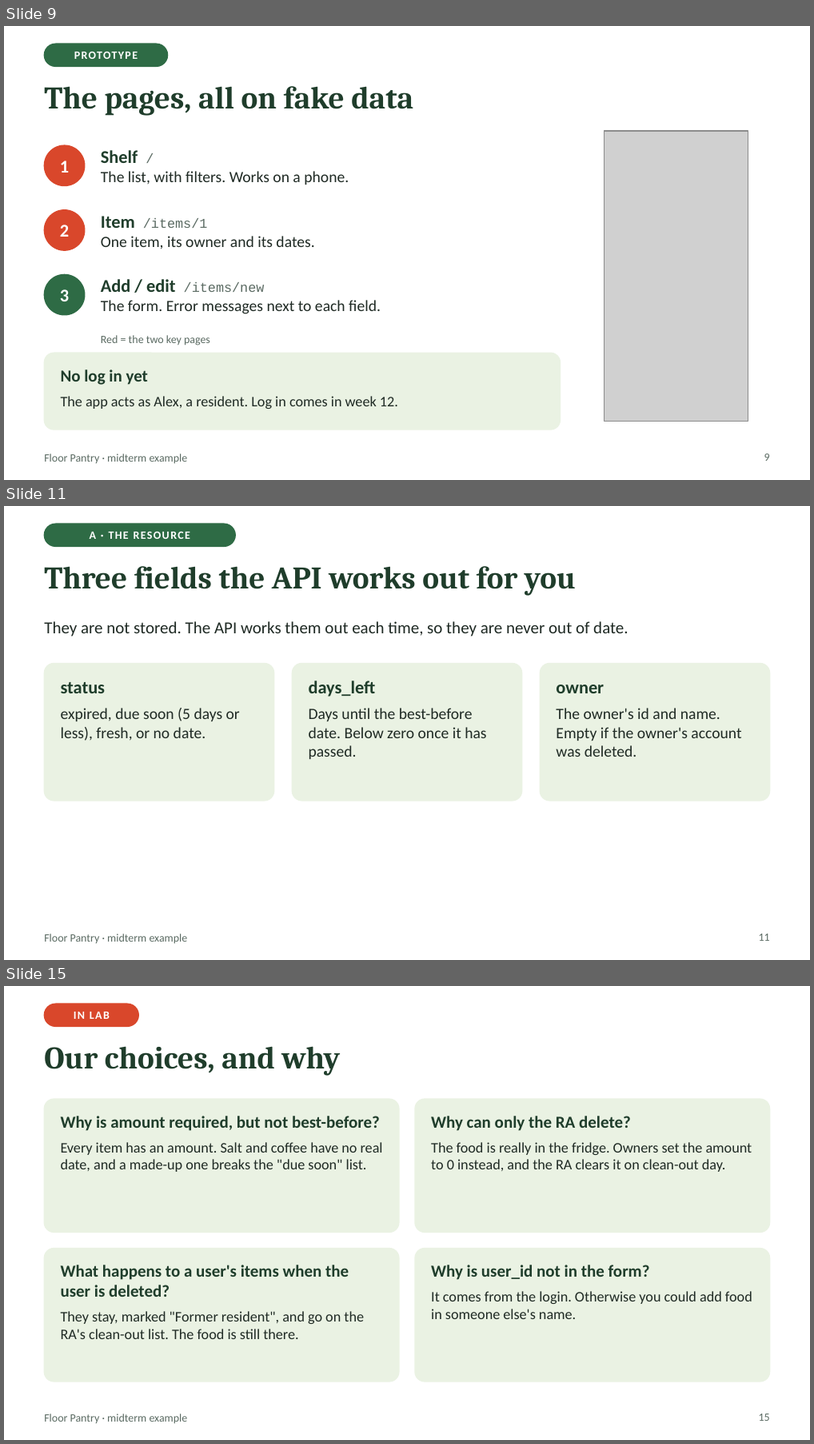
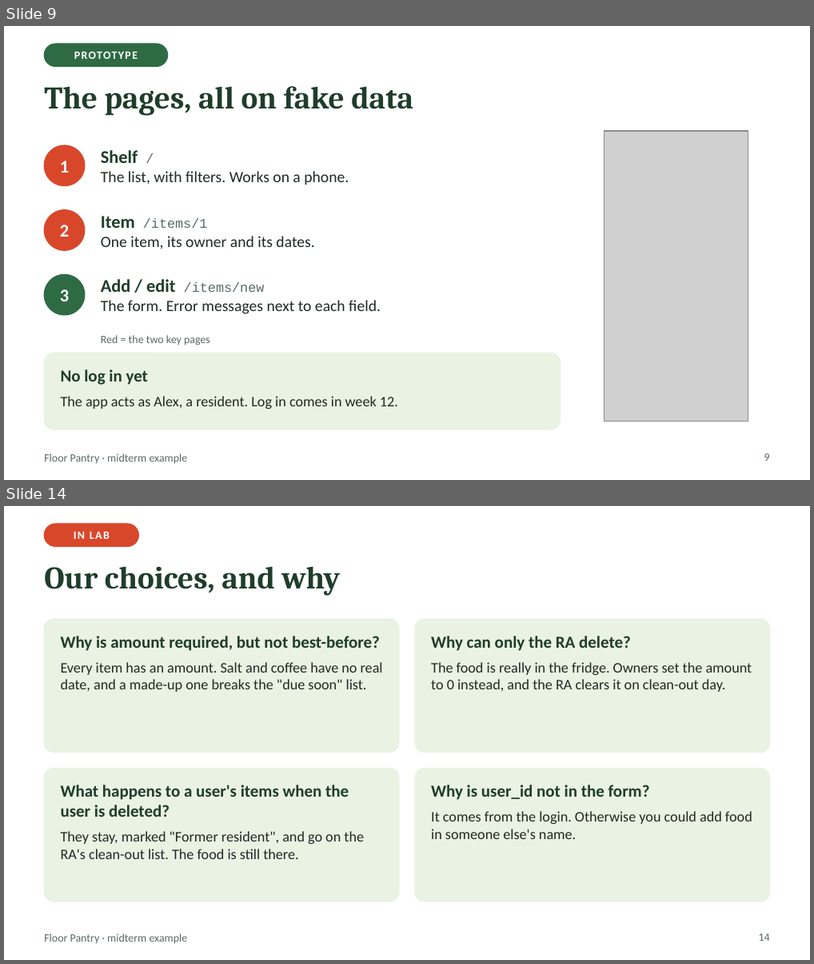
Before and after one commit to RPI-WS-fall-2026/itws2110-course, a slide deck: project/pantry-example-midterm/PROJECT.pptx. Shown one above the other, each under a label of ours: slides 9, 11 and 15 before the commit, slides 9 and 14 after it; the slides between them are not shown. The pictures are 814x1444 and 814x964 pixels, drawn with LibreOffice and Linux fonts; fonts in the diff are those of the drawing; grey boxes stand for pictures. Boxes give left, top, right and bottom in pixels: in the first picture for what was removed or moved away, otherwise in the second. Text is boxed around its words. In the diff, an @@ line names an element or a change of style, - is before the commit and + after.

```diff
--- a/project/pantry-example-midterm/PROJECT.pptx
+++ b/project/pantry-example-midterm/PROJECT.pptx
@@ slide 11 removed at [4, 506, 810, 960], background #FFFFFF; not listed: 1 template element that a slide beside it also shows @@
@@ rounded rectangle removed at [44, 524, 235, 546] @@
@@ text removed at [90, 532, 190, 539] @@
-A · THE RESOURCE
@@ title removed at [44, 566, 576, 596] @@
-Three fields the API works out for you
@@ text removed at [44, 621, 628, 636] @@
-They are not stored. The API works them out each time, so they are never out of date.
@@ rounded rectangle removed at [44, 664, 274, 800] @@
@@ rounded rectangle removed at [293, 664, 522, 800] @@
@@ rounded rectangle removed at [540, 664, 770, 800] @@
@@ text removed at [61, 682, 240, 740] @@
-status
-expired, due soon (5 days or less), fresh, or no date.
@@ text removed at [309, 680, 486, 759] @@
-days_left
-Days until the best-before date. Below zero once it has passed.
@@ text removed at [556, 684, 742, 756] @@
-owner
-The owner's id and name. Empty if the owner's account was deleted.
@@ page number removed at [759, 933, 770, 940] @@
-11
@@ what was slide 15 is now slide 14 @@
@@ page number at [759, 933, 770, 940]: text changed @@
-15
+14
```
Also in this commit, not shown: 7 slides changed.
